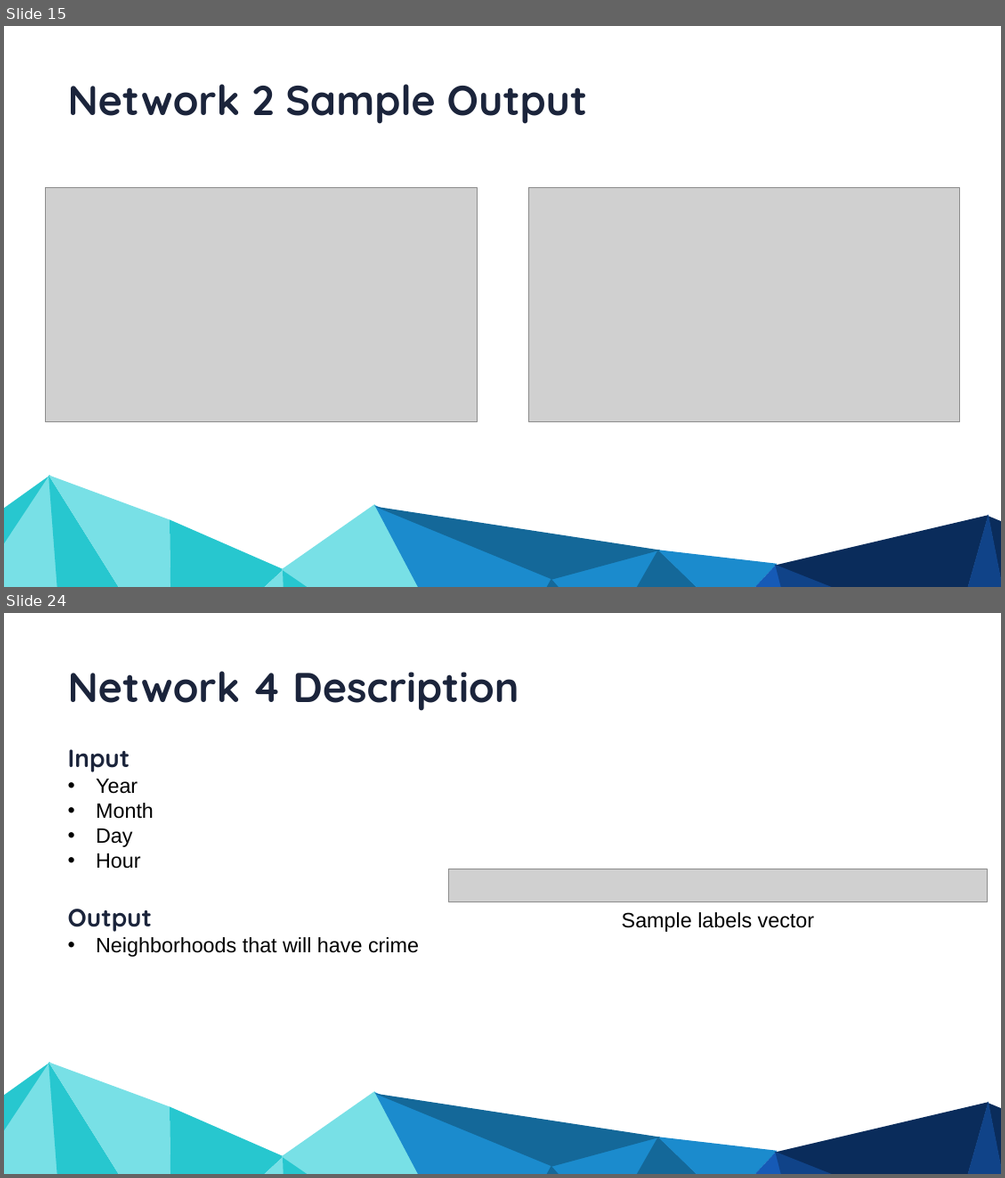
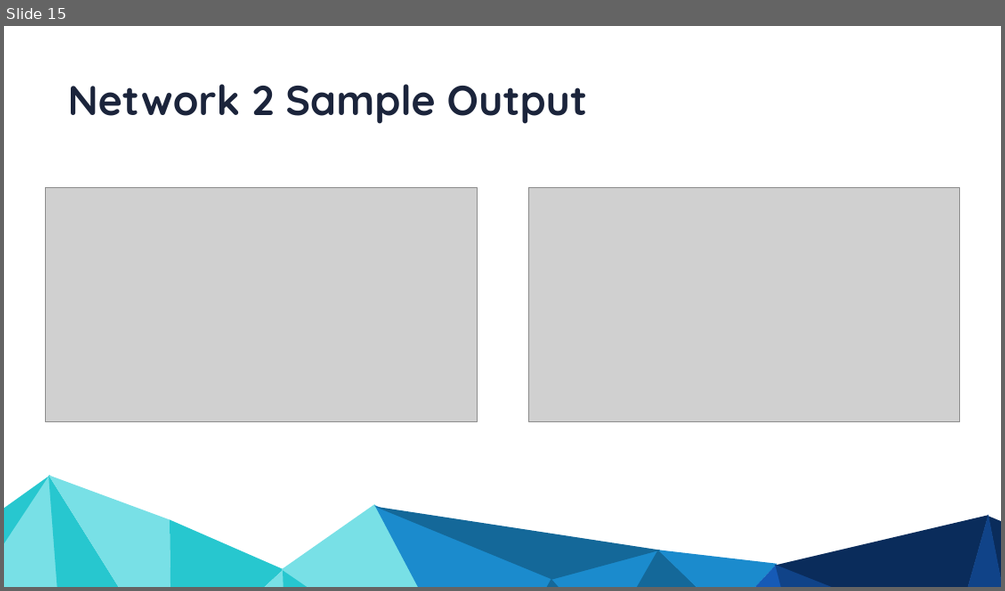
Before and after one commit to NasirKhalid24/Vancouver-Crime-Prediction, a slide deck: Final Presentation.pptx. Shown one above the other, each under a label of ours: slides 15 and 24 before the commit, slide 15 after it; the slides between them are not shown. The pictures are 1005x1178 and 1005x591 pixels, drawn with LibreOffice and Linux fonts; fonts in the diff are those of the drawing; grey boxes stand for pictures. Boxes give left, top, right and bottom in pixels: in the first picture for what was removed or moved away, otherwise in the second. Text is boxed around its words. In the diff, an @@ line names an element or a change of style, - is before the commit and + after.

```diff
--- a/Final Presentation.pptx
+++ b/Final Presentation.pptx
@@ slide 24 removed at (4, 613, 1001, 1174), background #FFFFFF; not listed: 19 template elements that a slide beside it also shows @@
@@ text removed at (68, 671, 518, 711) @@
-Network 4 Description
@@ text removed at (68, 749, 419, 957) @@
-Input
-• Year
-• Month
-• Day
-• Hour
-Output
-• Neighborhoods that will have crime
@@ picture removed at (449, 868, 987, 902) @@
@@ text removed at (622, 912, 815, 932) @@
-Sample labels vector
```
Also in this commit, not shown: 1 slide changed, 13 other slides removed.
